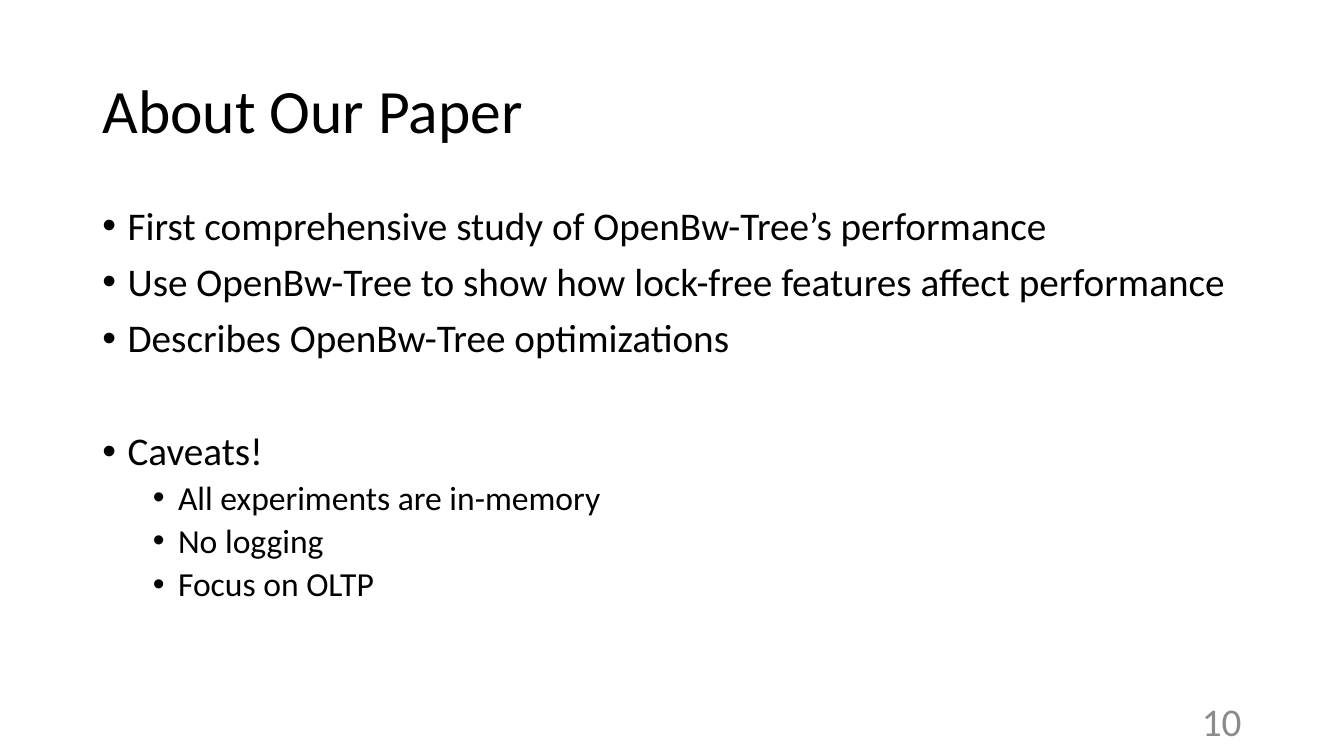
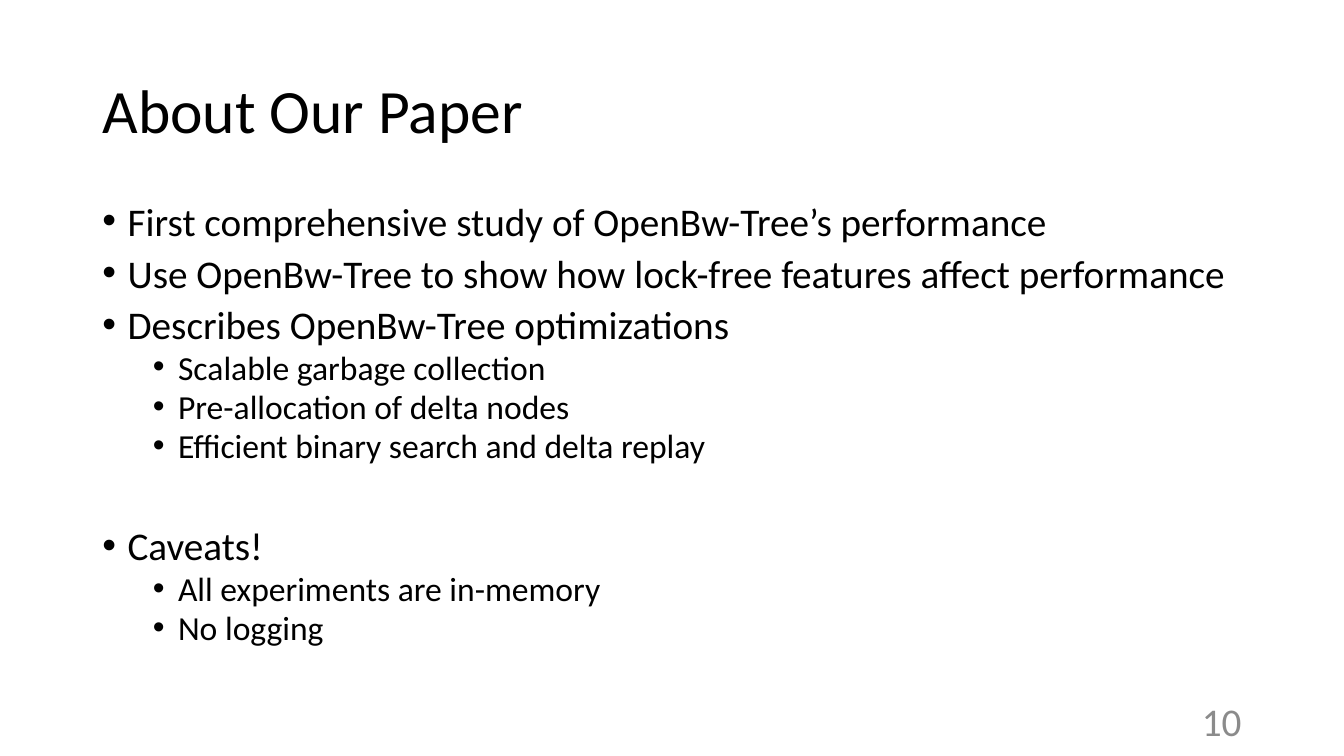
Before and after one commit to wangziqi2013/BwTree, a slide deck: slide 10 of SIGMOD 2018.pptx. Drawn at 1344x756 pixels with LibreOffice and Linux fonts; fonts in the diff are those of the drawing. Boxes give left, top, right and bottom in pixels: in the first picture for what was removed or moved away, otherwise in the second. Text is boxed around its words. In the diff, an @@ line names an element or a change of style, - is before the commit and + after.

```diff
--- a/SIGMOD 2018.pptx
+++ b/SIGMOD 2018.pptx
@@ text at (x1=128, y1=208, x2=1225, y2=646): line spacing 0.9 to 0.8 @@
@@ text at (x1=178, y1=356, x2=705, y2=464): paragraphs added @@
+  • Scalable garbage collection
+  • Pre-allocation of delta nodes
+  • Efficient binary search and delta replay
@@ text at (x1=178, y1=574, x2=374, y2=597): paragraph removed @@
-  • Focus on OLTP
```
Also in this commit, not shown: 10 other slides changed, 1 slide added, 1 slide removed.
